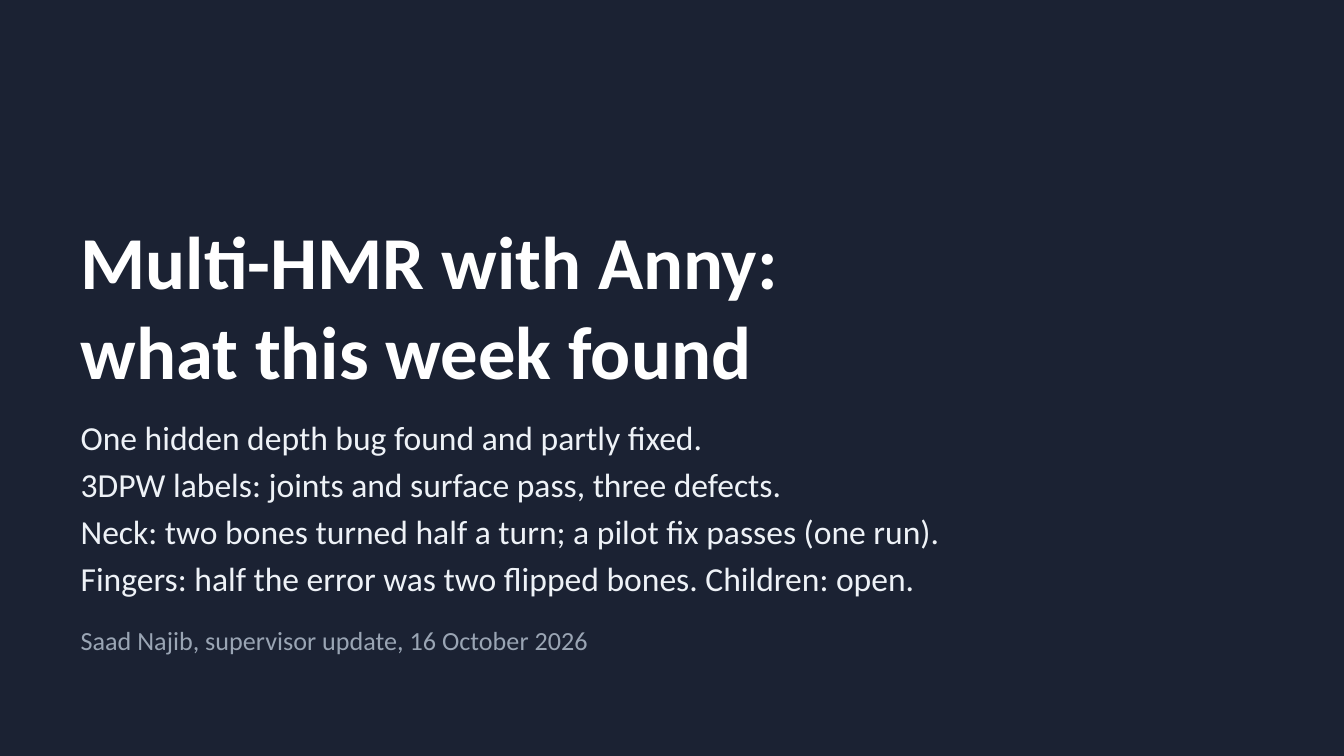
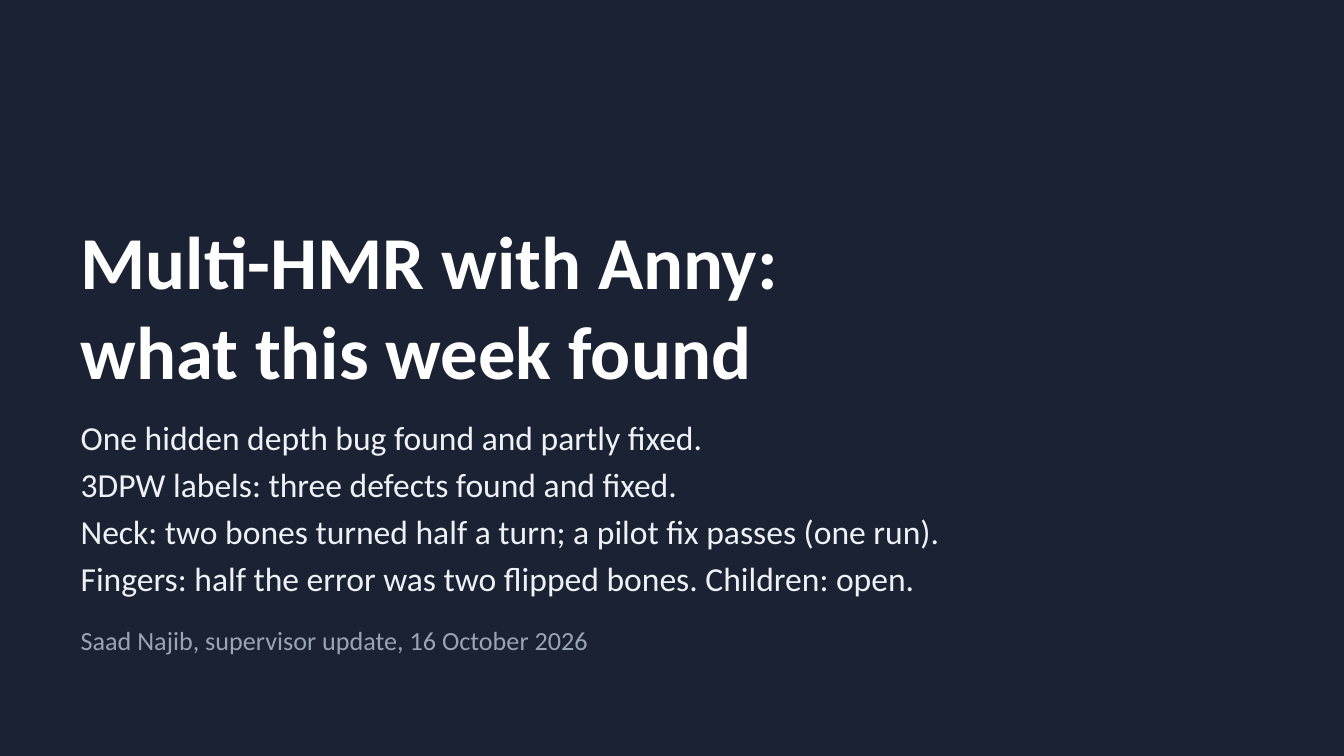
Before and after one commit to saadnajib/Multi-Person-Whole-Body-Human-Mesh-Recovery-in-a-Single-Shot-with-Annyone-dataset-and-3dpw-dataset, a slide deck: slide 1 of docs/supervisor_update_2026-10-16.pptx. Drawn at 1344x756 pixels with LibreOffice and Linux fonts; fonts in the diff are those of the drawing. Boxes give left, top, right and bottom in pixels: in the first picture for what was removed or moved away, otherwise in the second. Text is boxed around its words. In the diff, an @@ line names an element or a change of style, - is before the commit and + after.

```diff
--- a/docs/supervisor_update_2026-10-16.pptx
+++ b/docs/supervisor_update_2026-10-16.pptx
@@ text at (81, 473, 677, 498): text changed @@
-3DPW labels: joints and surface pass, three defects.
+3DPW labels: three defects found and fixed.
```
Also in this commit, not shown: 5 other slides changed, 2 other files.
